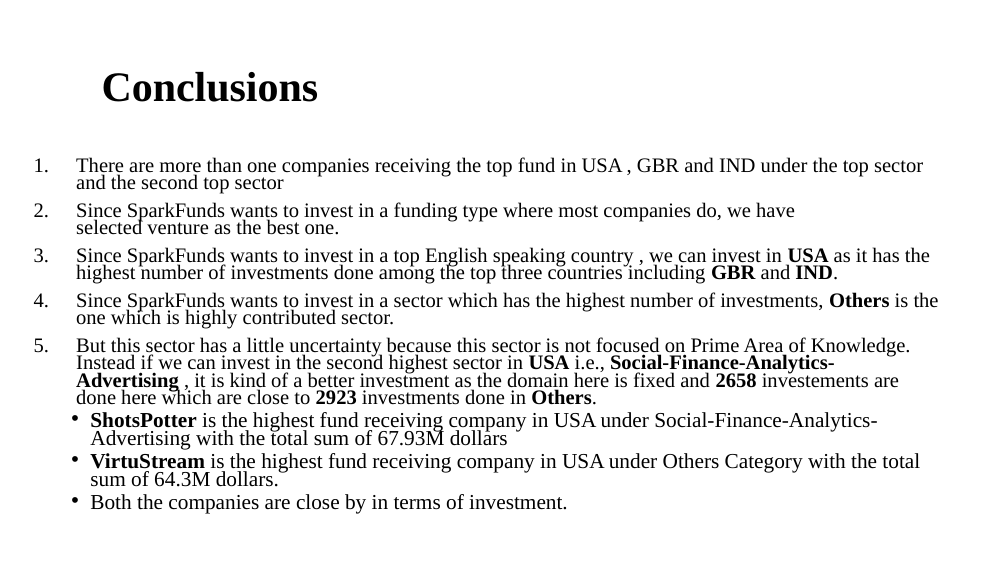
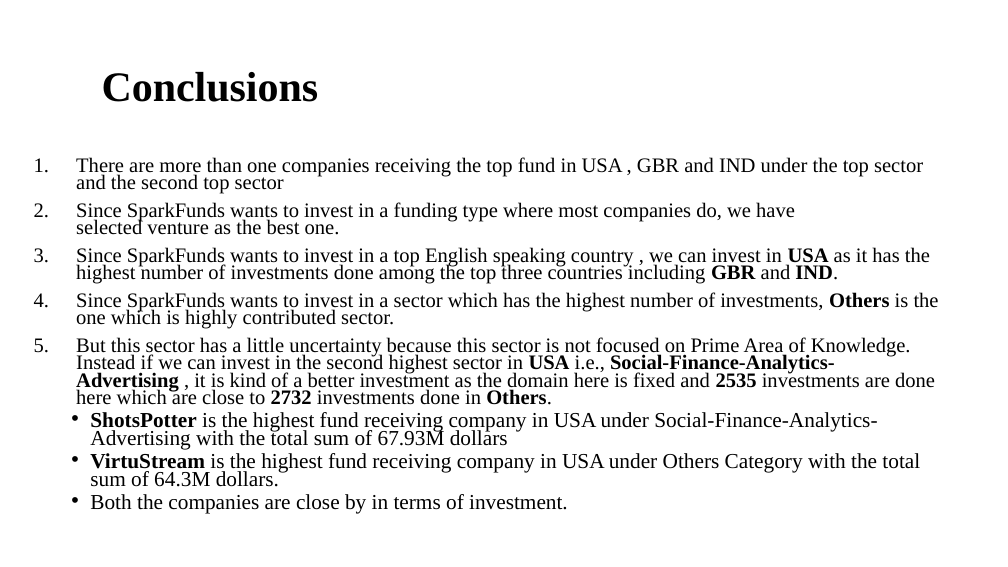
Before and after one commit to sameerg07/EDA_SparkFunds, a slide deck: slide 11 of Data/INVEST.pptx. Drawn at 1008x567 pixels with LibreOffice and Linux fonts; fonts in the diff are those of the drawing; background and template pictures are left out. Boxes give left, top, right and bottom in pixels: in the first picture for what was removed or moved away, otherwise in the second. Text is boxed around its words. In the diff, an @@ line names an element or a change of style, - is before the commit and + after.

Commit message:
Final version without closed companies

```diff
--- a/Data/INVEST.pptx
+++ b/Data/INVEST.pptx
@@ text at (76,337,935,405): text changed @@
-5. But this sector has a little uncertainty because this sector is not focused on Prime Area of Knowledge. Instead if we can invest in the second highest sector in USA i.e., Social-Finance-Analytics-Advertising , it is kind of a better investment as the domain here is fixed and 2658 investements are done here which are close to 2923 investments done in Others.
+5. But this sector has a little uncertainty because this sector is not focused on Prime Area of Knowledge. Instead if we can invest in the second highest sector in USA i.e., Social-Finance-Analytics-Advertising , it is kind of a better investment as the domain here is fixed and 2535 investments are done here which are close to 2732 investments done in Others.
```
Also in this commit, not shown: 8 other slides changed, 8 other files.
